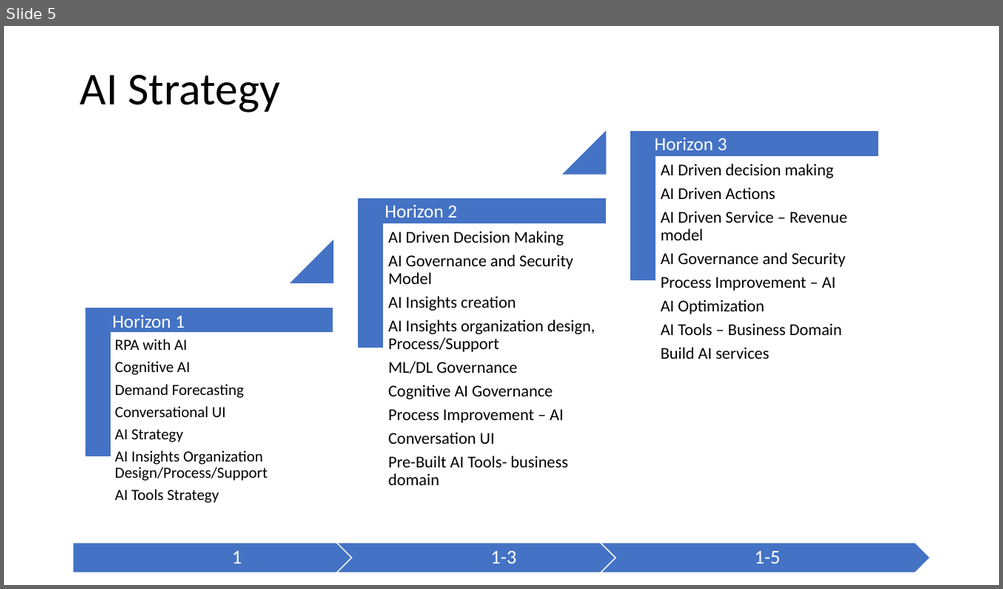
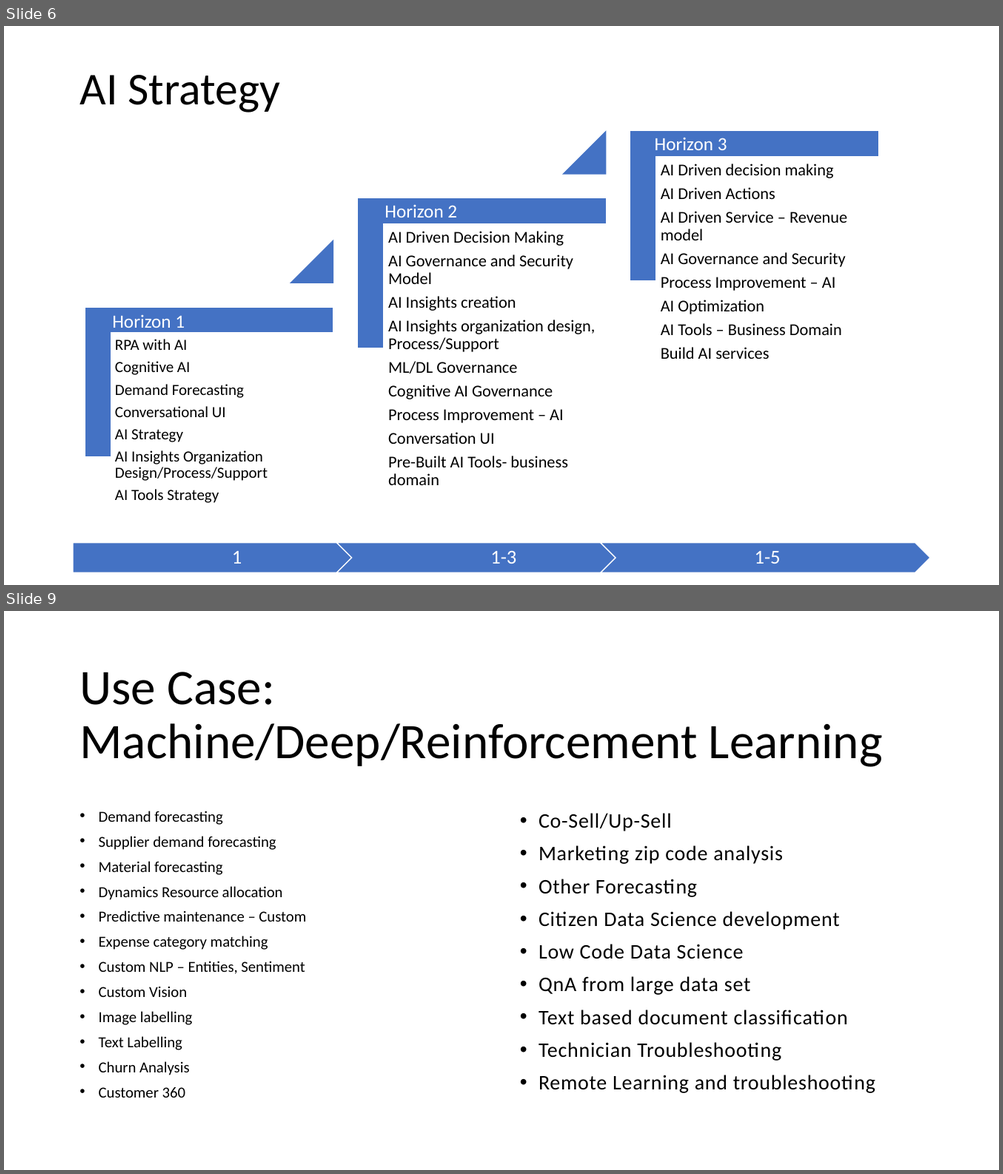
Before and after one commit to balakreshnan/datastrategy, a slide deck: DataHorizon1.pptx. Shown one above the other, each under a label of ours: slide 5 before the commit, slides 6 and 9 after it; the slides between them are not shown. The pictures are 1003x589 and 1003x1174 pixels, drawn with LibreOffice and Linux fonts; fonts in the diff are those of the drawing. Boxes give left, top, right and bottom in pixels: in the first picture for what was removed or moved away, otherwise in the second. Text is boxed around its words. In the diff, an @@ line names an element or a change of style, - is before the commit and + after.

```diff
--- a/DataHorizon1.pptx
+++ b/DataHorizon1.pptx
@@ slide 9 added at <box>4,611,999,1170</box>, background #FFFFFF @@
@@ title added at <box>79,672,882,767</box>, 48 pt, text #000000 @@
+Use Case:
+Machine/Deep/Reinforcement Learning
@@ text added at <box>99,811,306,1098</box>, 14.8 pt, text #000000 @@
+• Demand forecasting
+• Supplier demand forecasting
+• Material forecasting
+• Dynamics Resource allocation
+• Predictive maintenance – Custom
+• Expense category matching
+• Custom NLP – Entities, Sentiment
+• Custom Vision
+• Image labelling
+• Text Labelling
+• Churn Analysis
+• Customer 360
@@ text added at <box>538,813,875,1093</box>, 20 pt, text #000000 @@
+• Co-Sell/Up-Sell
+• Marketing zip code analysis
+• Other Forecasting
+• Citizen Data Science development
+• Low Code Data Science
+• QnA from large data set
+• Text based document classification
+• Technician Troubleshooting
+• Remote Learning and troubleshooting
@@ what was slide 5 is now slide 6 @@
```
Also in this commit, not shown: 1 slide changed, 6 other slides added, 1 other file.
